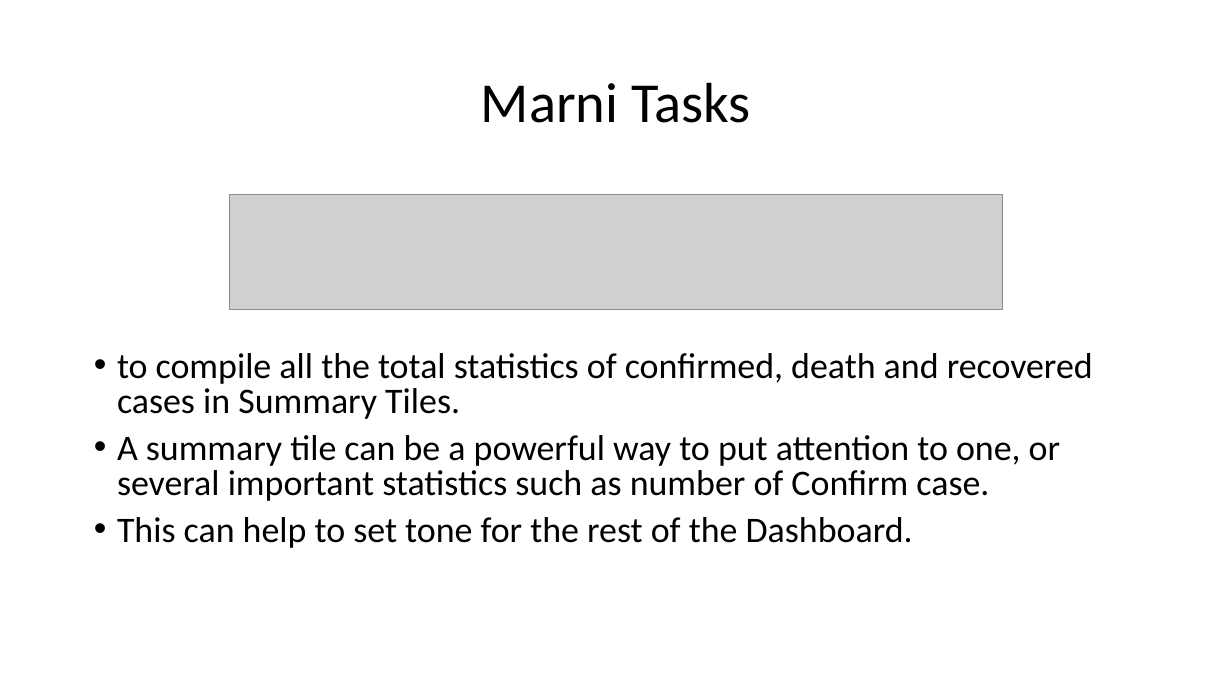
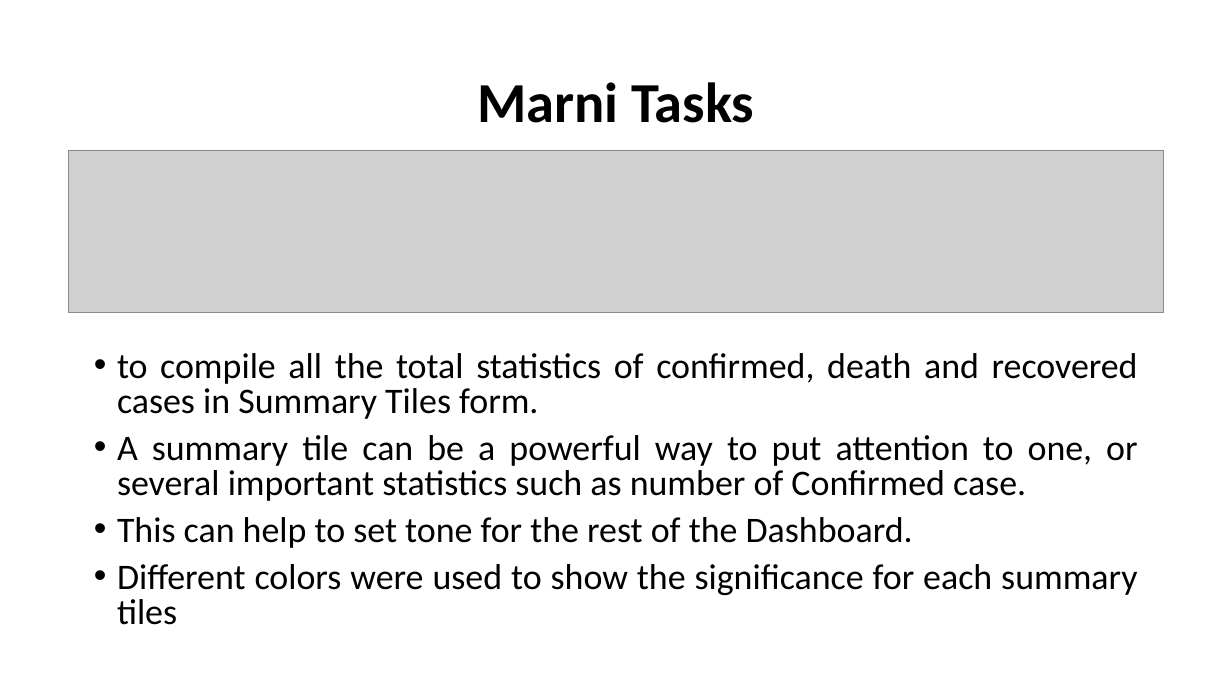
Before and after one commit to haziqqbaharin/CI5305-Project, a slide deck: slide 8 of Covid-19 Dashboard.pptx (slide 7 before the commit). Drawn at 1232x693 pixels with LibreOffice and Linux fonts; fonts in the diff are those of the drawing; grey boxes stand for pictures. Boxes give left, top, right and bottom in pixels: in the first picture for what was removed or moved away, otherwise in the second. Text is boxed around its words. In the diff, an @@ line names an element or a change of style, - is before the commit and + after.

```diff
--- a/Covid-19 Dashboard.pptx
+++ b/Covid-19 Dashboard.pptx
@@ title "Marni Tasks" at [477, 82, 754, 123]: bold on @@
@@ picture: place and size @@
-picture at [230, 194, 1003, 309]
+picture at [68, 150, 1164, 312]
@@ text at [117, 353, 1138, 501]: text changed @@
-• to compile all the total statistics of confirmed, death and recovered cases in Summary Tiles.
-• A summary tile can be a powerful way to put attention to one, or several important statistics such as number of Confirm case.
+• to compile all the total statistics of confirmed, death and recovered cases in Summary Tiles form.
+• A summary tile can be a powerful way to put attention to one, or several important statistics such as number of Confirmed case.
@@ text at [117, 564, 1137, 625]: paragraph added @@
+• Different colors were used to show the significance for each summary tiles
```
Also in this commit, not shown: 12 other slides changed, 2 slides added, 3 slides removed, 1 other file.
